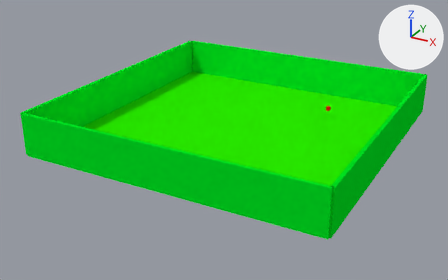
A saved change to the Blender file game_setup_samples/adventure-sample/scenes/scene1.blend.
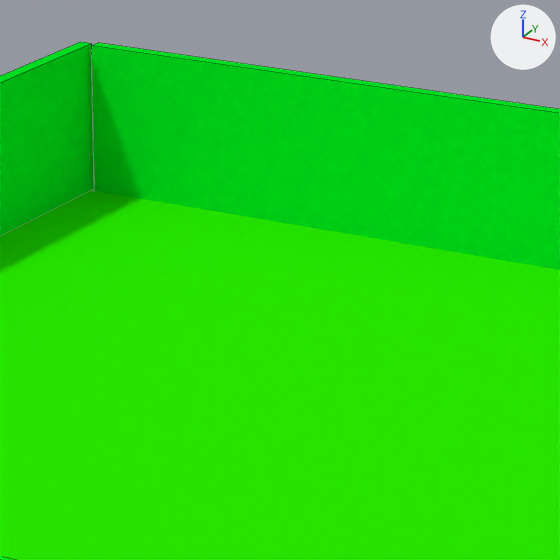
There are two pictures of each version: one whole from a 50 mm lens placed at (25.75, -50.14, 23.63), pointed at (-0.94, -1.62, -0.62), one close up on the part from 39% to 65% of the width and 11% to 53% of the height. The axes (+X, +Y, +Z) are drawn at upper right. The lights are the same throughout. The close-ups show mesh edges as thin lines.

The scene before the commit, as lines of its bpy script (objects in view):
```python
me_cube = bpy.data.meshes.new('Cube')
me_cube.from_pydata(...)  # a box spanning x -1.0..1.0, y -1.0..1.0, z -1.0..1.0
me_cube.materials.append(mat_material)  # its picture is missing
me_cube_002 = bpy.data.meshes.new('Cube.002')
me_cube_002.from_pydata(...)  # a box spanning x -1.0..1.0, y -1.0..1.0, z -1.0..1.0
me_cube_002.materials.append(mat_material_001)  # green #00e723
me_cube_003 = bpy.data.meshes.new('Cube.003')
me_cube_003.from_pydata(...)  # a box spanning x -1.0..1.0, y -1.0..1.0, z -1.0..1.0
me_cube_003.materials.append(mat_material_001)  # green #00e723
ob_cube_002 = bpy.data.objects.new('Cube.002', me_cube_002)
ob_cube_002.location = (-14.37, 0.15, 1.87)
ob_cube_002.scale = (0.172, 14.2, 2.01)
ob_cube_003 = bpy.data.objects.new('Cube.003', me_cube_003)
ob_cube_003.location = (0.1, 14.32, 1.87)
ob_cube_003.rotation_euler = (0.0, 0.0, 1.571)  # degrees (0, 0, 90)
ob_cube_003.scale = (0.172, 14.2, 2.01)
ob_ground = bpy.data.objects.new('Ground', me_cube)
ob_ground.location = (0.0, 0.0, -0.06)
ob_ground.scale = (14.2, 14.2, -0.0263)
```
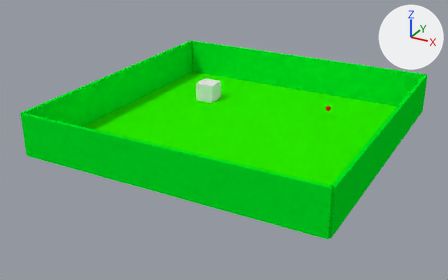
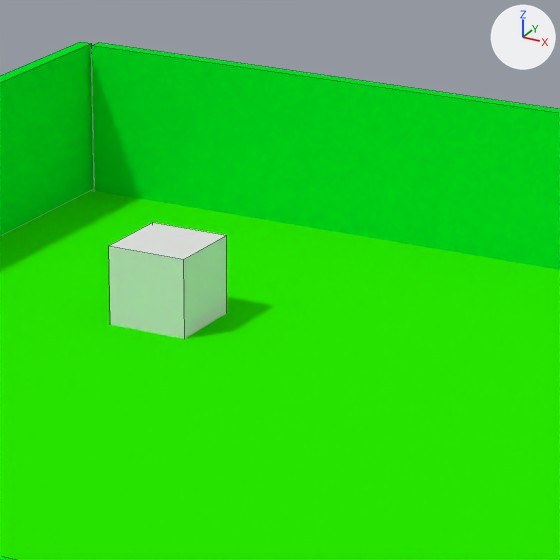
Changed parts and their boxes [x1, y1, x2, y2] in the close-ups (560 x 560 px):
```json
{"object": "Trigger.End", "change": "added", "after": [109, 222, 227, 339]}
```

Edits to the scene script, one JSON object a line:
```json
{"op": "add", "block": "me_cube_006", "code": ["me_cube_006 = bpy.data.meshes.new('Cube.006')", "me_cube_006.from_pydata(...)  # a box spanning x -1.0..1.0, y -1.0..1.0, z -1.0..1.0"]}
{"op": "add", "block": "ob_trigger_end", "code": ["ob_trigger_end = bpy.data.objects.new('Trigger.End', me_cube_006)", "ob_trigger_end.location = (-7.36, 6.48, 0.88)"]}
```
